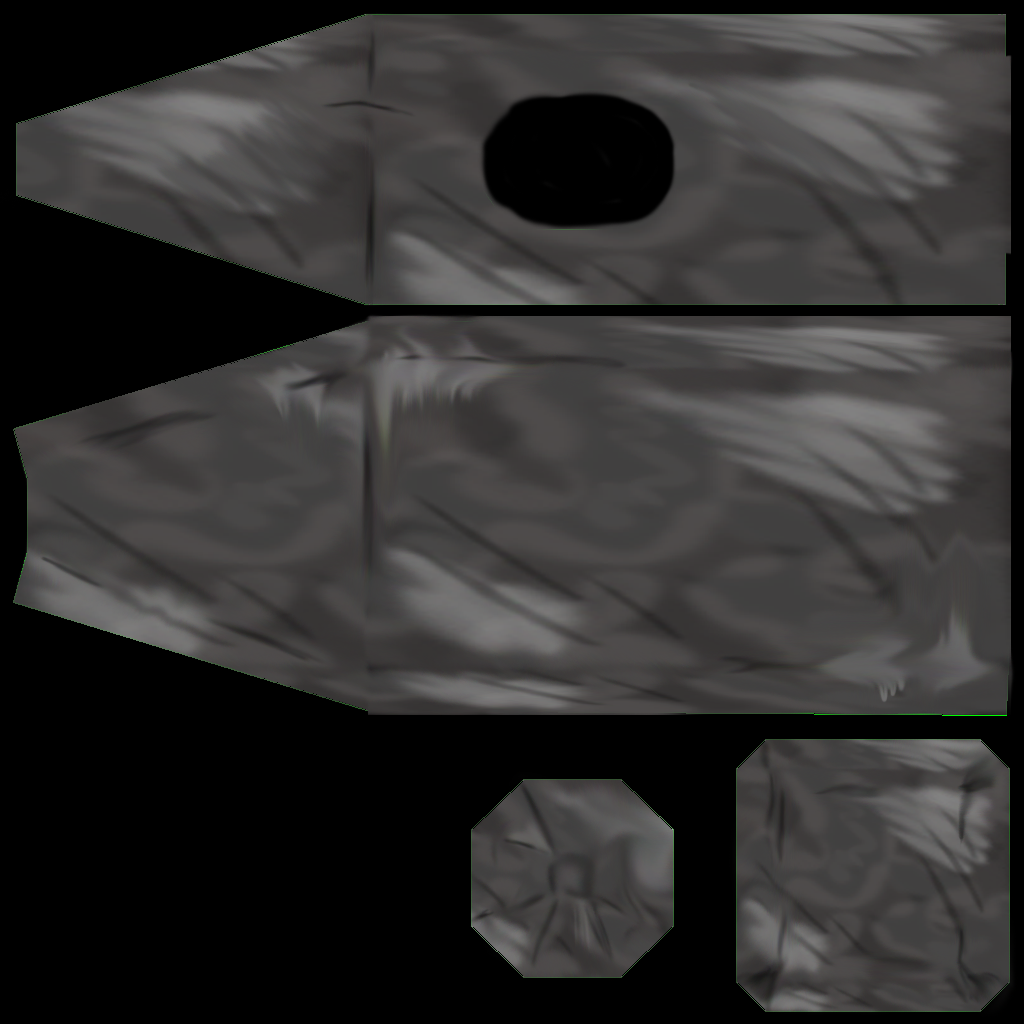
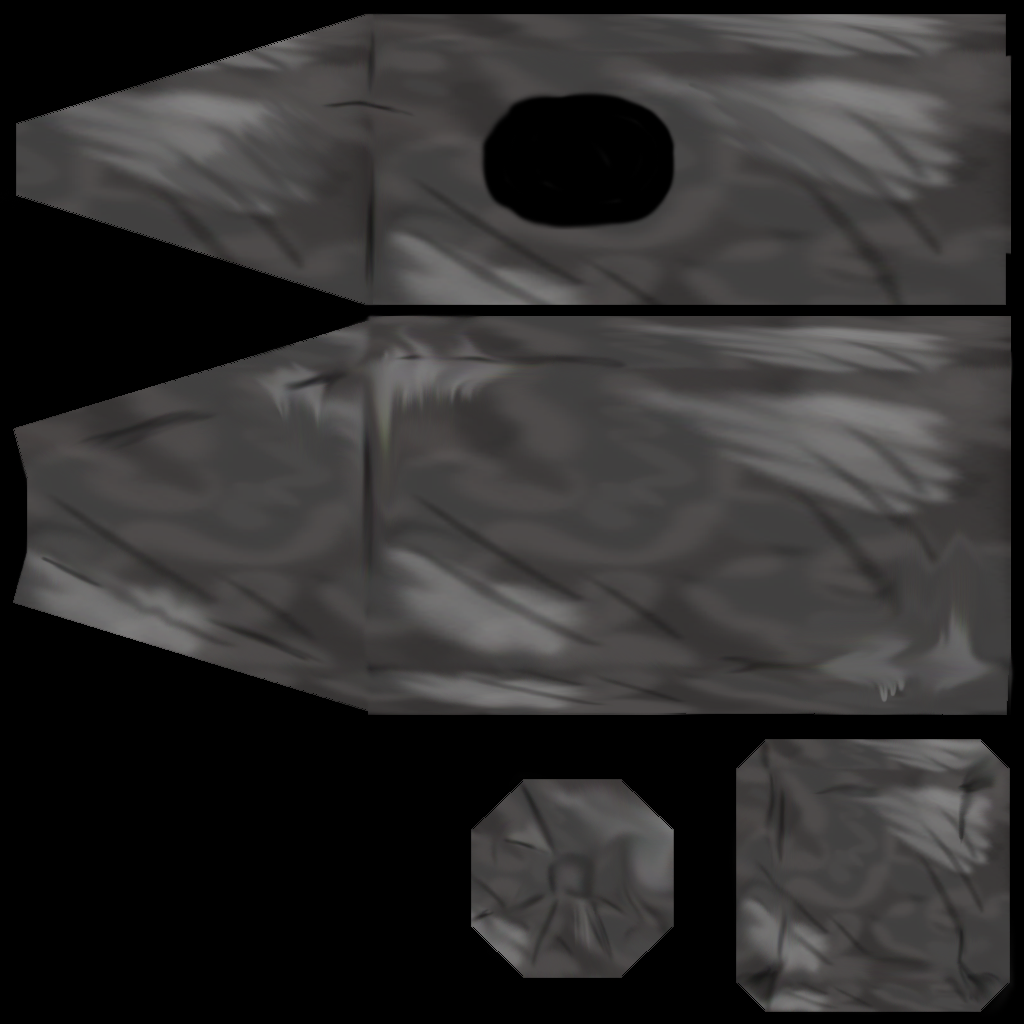
Two versions of the same layered image (1024 × 1024). Layer-by-layer changes:
renamed "Background" to "Layer 7", painted on it over [13, 14, 1010, 1012]
